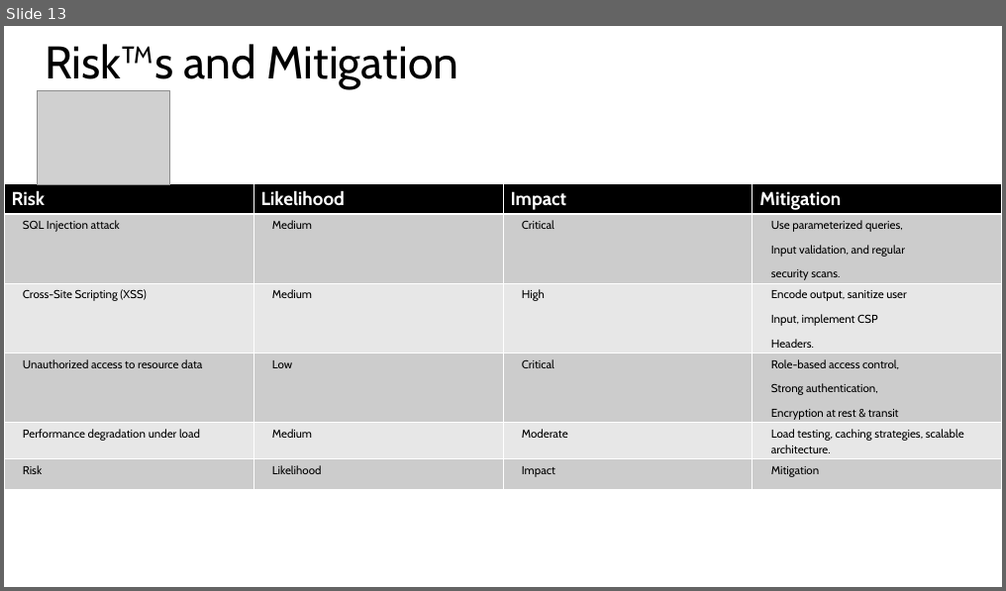
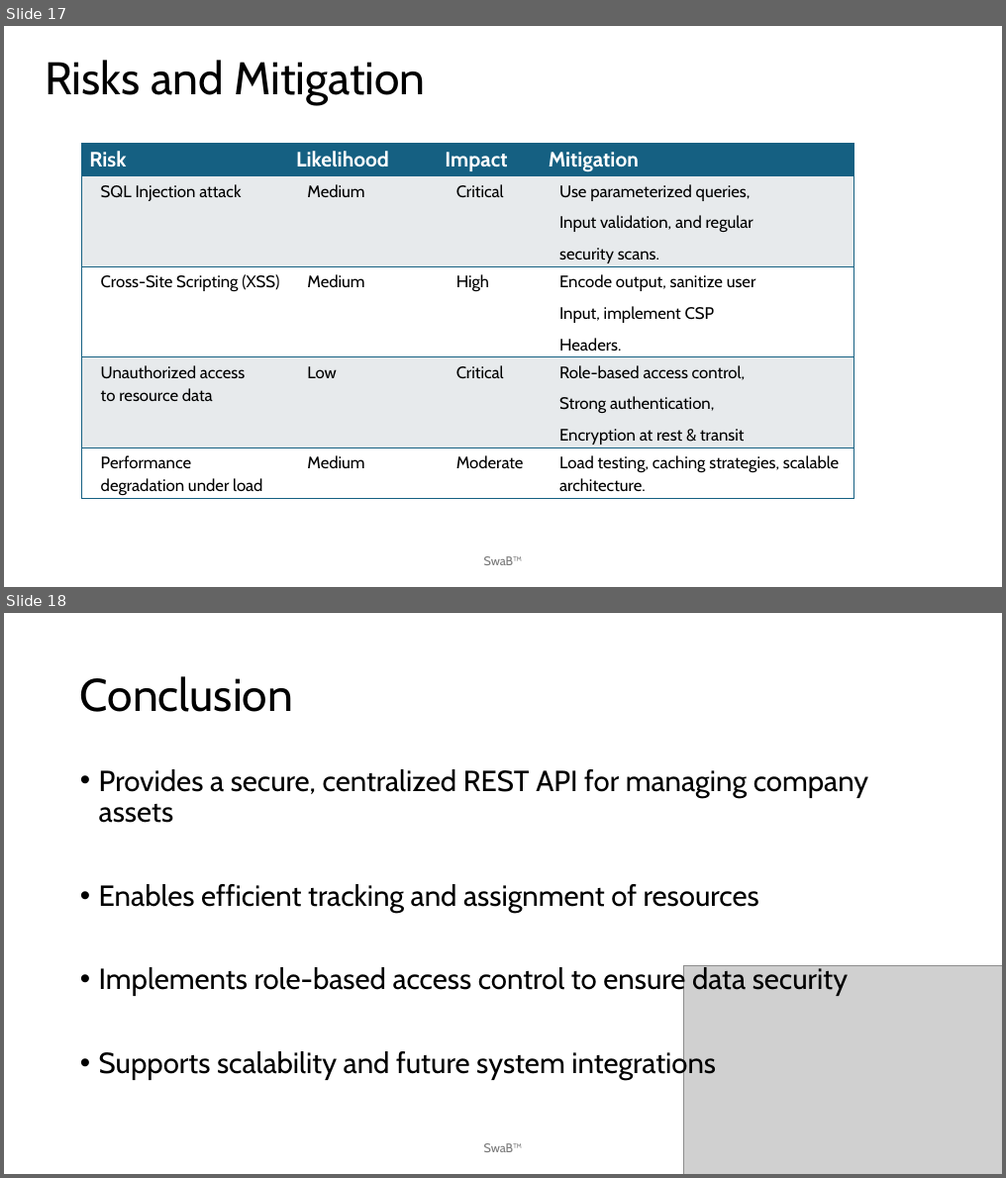
Before and after one commit to cwarstler24/NextGenTeamBlue, a slide deck: Documentation/Vision Document PowerPoint.pptx. Shown one above the other, each under a label of ours: slide 13 before the commit, slides 17 and 18 after it. The pictures are 1006x591 and 1006x1178 pixels, drawn with LibreOffice and Linux fonts; fonts in the diff are those of the drawing; grey boxes stand for pictures. Boxes give left, top, right and bottom in pixels: in the first picture for what was removed or moved away, otherwise in the second. Text is boxed around its words. In the diff, an @@ line names an element or a change of style, - is before the commit and + after.

```diff
--- a/Documentation/Vision Document PowerPoint.pptx
+++ b/Documentation/Vision Document PowerPoint.pptx
@@ slide 18 added at [4,613,1002,1174], background #FFFFFF @@
@@ title added at [80,676,293,712], 44 pt, text #000000 @@
+Conclusion
@@ text added at [99,769,868,1080], 28 pt, text #000000 @@
+• Provides a secure, centralized REST API for managing company assets
+• Enables efficient tracking and assignment of resources
+• Implements role-based access control to ensure data security
+• Supports scalability and future system integrations
@@ picture added at [684,966,1002,1174] @@
@@ text added at [484,1144,523,1153], 12 pt, text #797979 @@
+SwaB™
@@ what was slide 13 is now slide 17 @@
@@ slide 17 changed as well @@
@@ title at [45,60,426,105]: text changed @@
-Risk™s and Mitigation
+Risks and Mitigation
@@ picture removed at [38,91,170,185] @@
@@ table at [82,144,853,500] @@
-row 6: Risk | Likelihood | Impact | Mitigation
@@ table: place and size @@
-table at [4,184,1001,484]
+table at [82,144,853,500]
@@ text added at [484,557,523,566], 12 pt, text #797979 @@
+SwaB™
```
Also in this commit, not shown: 12 other slides changed, 4 other slides added, 1 slide removed, 2 other files.
